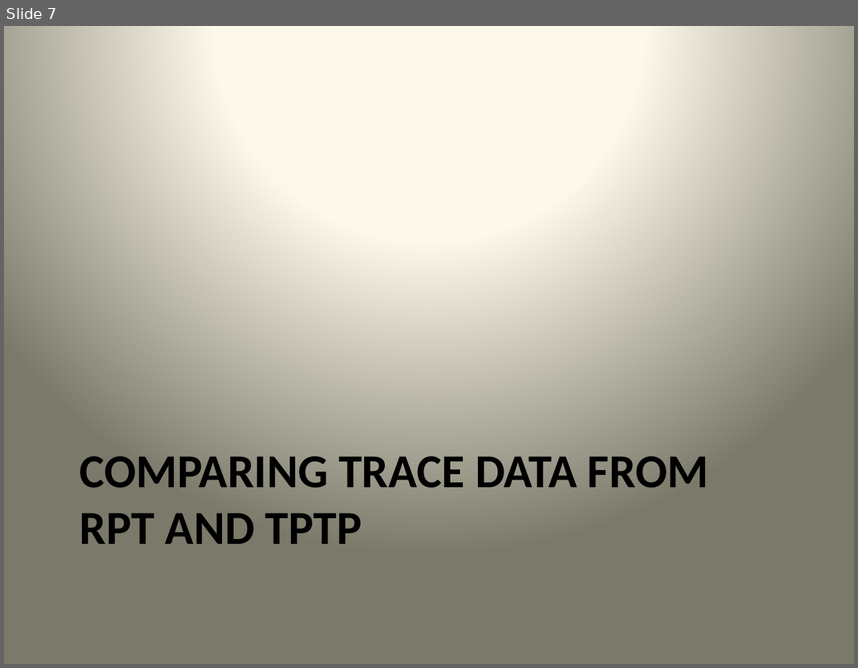
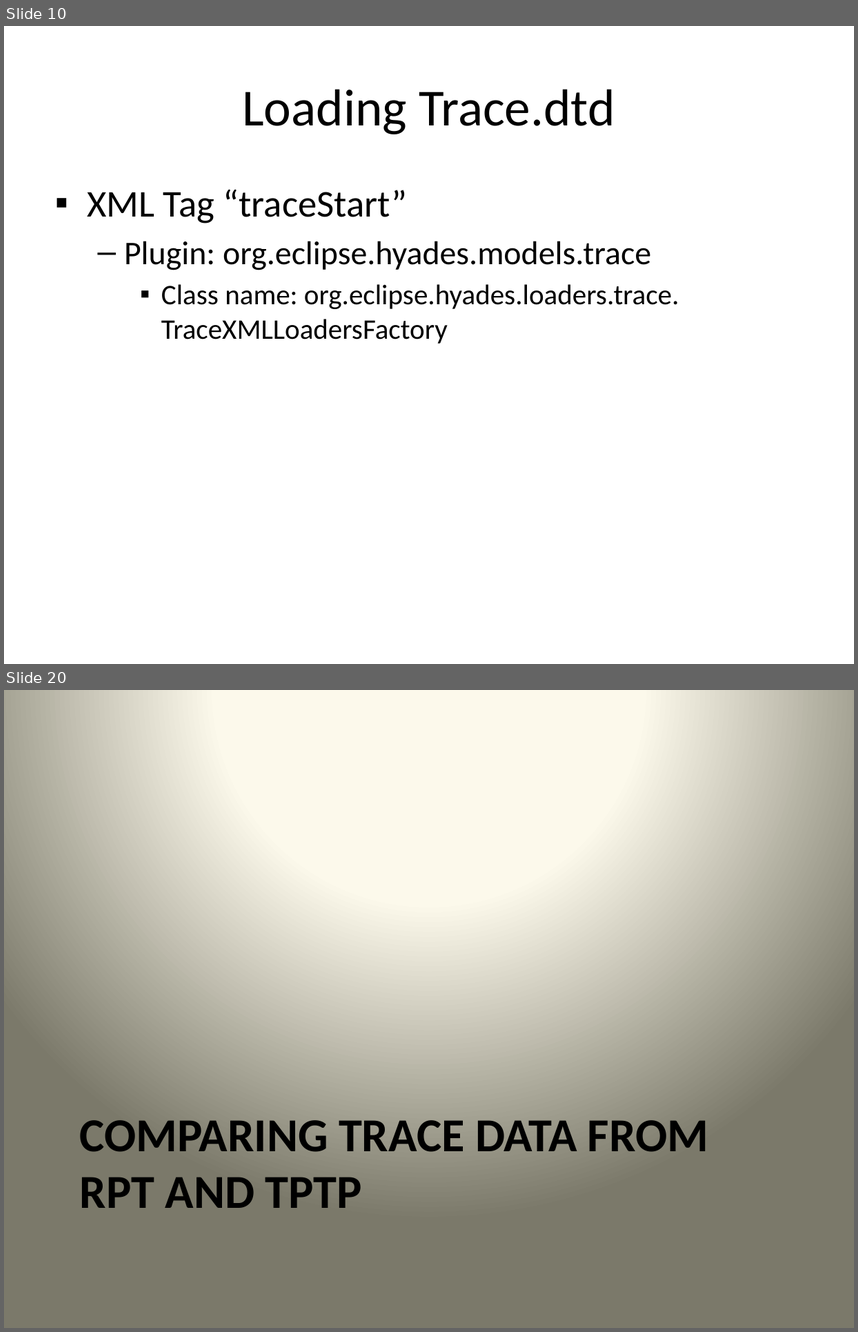
Before and after one commit to wsgan001/asegrp, a slide deck: papers/DRCPA/docs/PerfTest - Implementation.pptx. Shown one above the other, each under a label of ours: slide 7 before the commit, slides 10 and 20 after it; the slides between them are not shown. The pictures are 858x668 and 858x1332 pixels, drawn with LibreOffice and Linux fonts; fonts in the diff are those of the drawing. Boxes give left, top, right and bottom in pixels: in the first picture for what was removed or moved away, otherwise in the second. Text is boxed around its words. In the diff, an @@ line names an element or a change of style, - is before the commit and + after.

```diff
--- a/papers/DRCPA/docs/PerfTest - Implementation.pptx
+++ b/papers/DRCPA/docs/PerfTest - Implementation.pptx
@@ slide 10 added at <box>4,26,854,664</box>, background #FFFFFF @@
@@ title added at <box>242,89,615,134</box>, 44 pt, text #000000 @@
+Loading Trace.dtd
@@ text added at <box>87,189,679,343</box>, 24 pt, text #000000 @@
+▪ XML Tag “traceStart”
+  – Plugin: org.eclipse.hyades.models.trace
+    ▪ Class name: org.eclipse.hyades.loaders.trace. TraceXMLLoadersFactory
@@ what was slide 7 is now slide 20 @@
```
Also in this commit, not shown: 5 slides changed, 13 other slides added, 1 slide removed, 3 other files.
